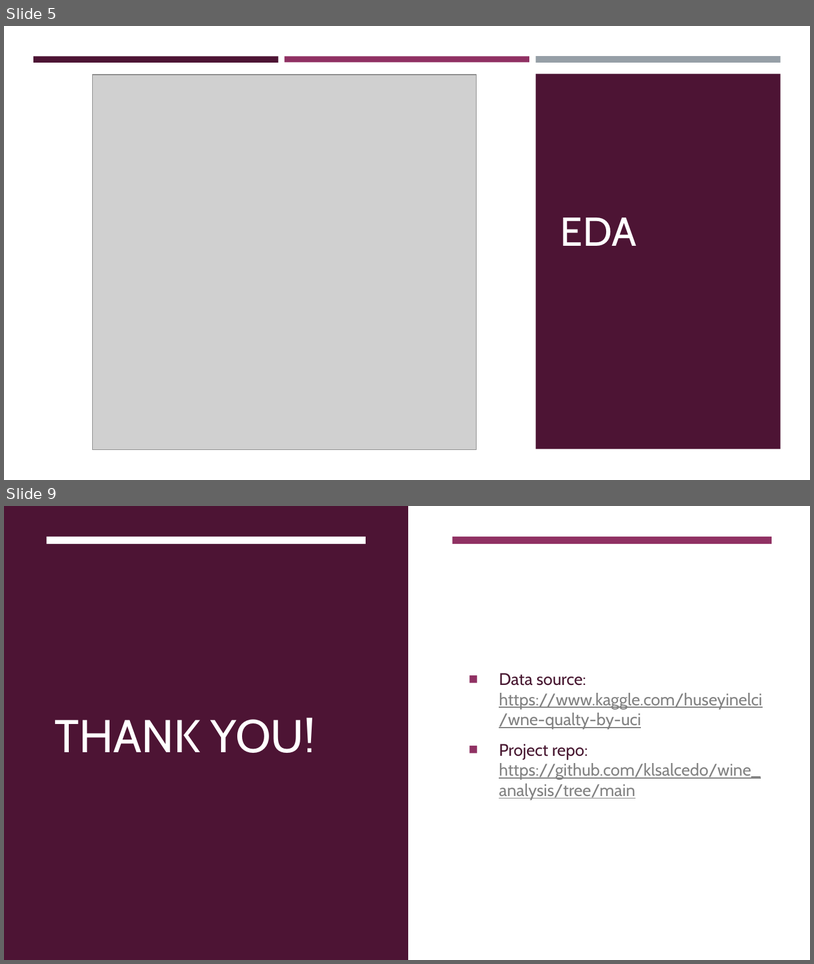
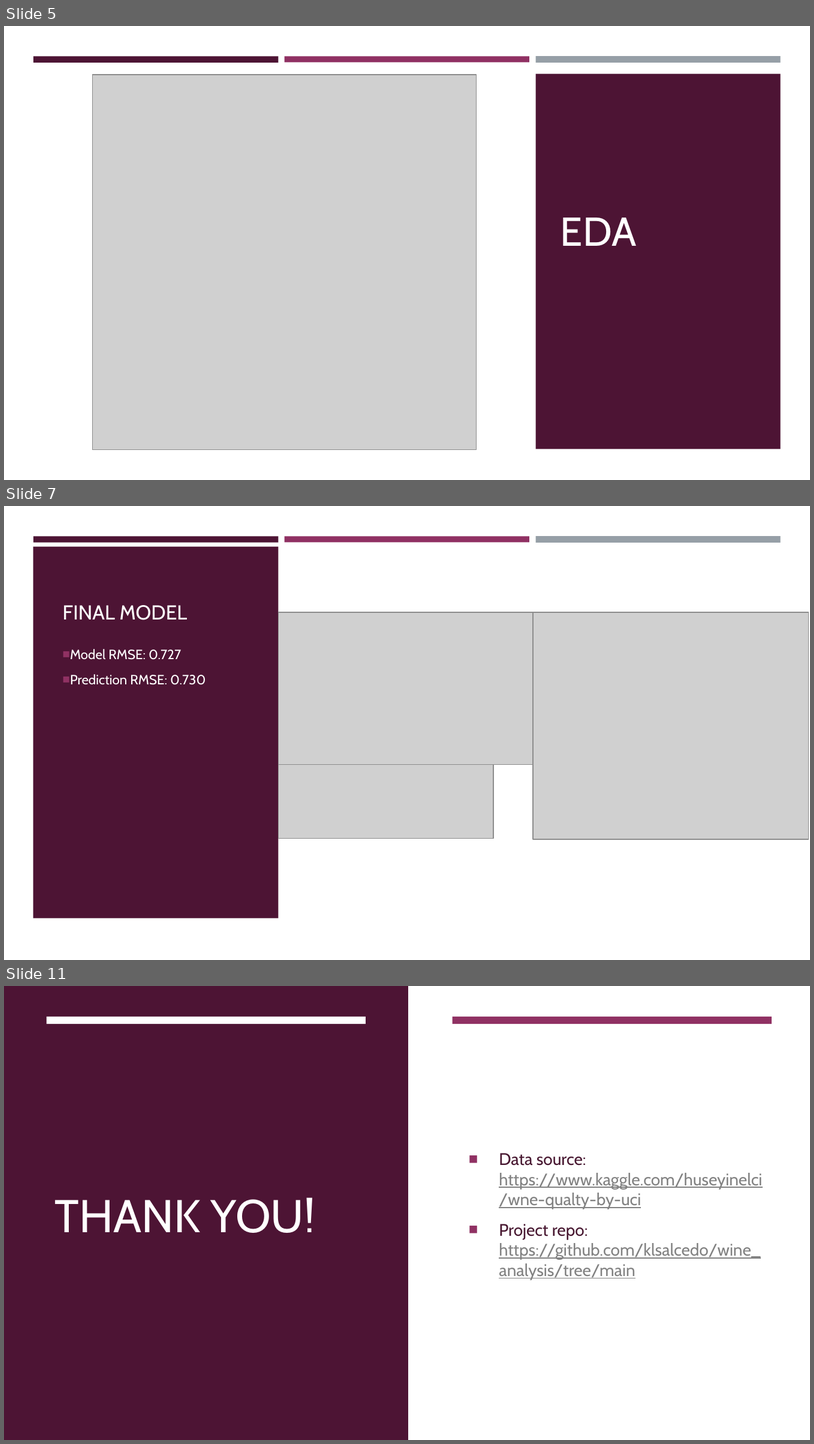
Before and after one commit to klsalcedo/red_wine_analysis, a slide deck: presentation.pptx. Shown one above the other, each under a label of ours: slides 5 and 9 before the commit, slides 5, 7 and 11 after it; the slides between them are not shown. The pictures are 814x964 and 814x1444 pixels, drawn with LibreOffice and Linux fonts; fonts in the diff are those of the drawing; grey boxes stand for pictures. Boxes give left, top, right and bottom in pixels: in the first picture for what was removed or moved away, otherwise in the second. Text is boxed around its words. In the diff, an @@ line names an element or a change of style, - is before the commit and + after.

```diff
--- a/presentation.pptx
+++ b/presentation.pptx
@@ slide 7 added at (x1=4, y1=506, x2=810, y2=960), background #000000 @@
@@ rectangle added at (x1=4, y1=506, x2=810, y2=959), fill #FFFFFF @@
@@ rectangle added at (x1=34, y1=536, x2=279, y2=542), fill #4D1434 @@
@@ rectangle added at (x1=285, y1=536, x2=530, y2=541), fill #903163 @@
@@ rectangle added at (x1=536, y1=536, x2=782, y2=542), fill #969FA7 @@
@@ rectangle added at (x1=33, y1=546, x2=278, y2=917), fill #4D1434 @@
@@ title added at (x1=63, y1=605, x2=188, y2=620), 18 pt, text #FFFFFF @@
+FINAL MODEL
@@ picture added at (x1=278, y1=612, x2=533, y2=765) @@
@@ picture added at (x1=533, y1=612, x2=809, y2=839) @@
@@ text added at (x1=70, y1=649, x2=206, y2=685), 12 pt, text #FFFFFF @@
+■ Model RMSE: 0.727
+■ Prediction RMSE: 0.730
@@ picture added at (x1=278, y1=764, x2=494, y2=838) @@
@@ what was slide 9 is now slide 11 @@
```
Also in this commit, not shown: 1 slide changed, 3 other slides added, 2 slides removed.
